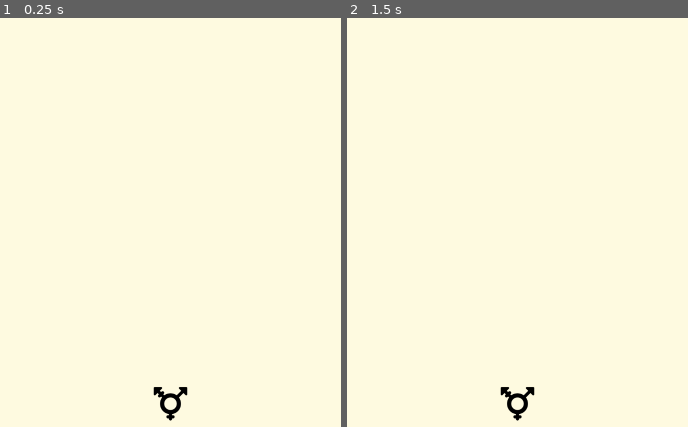
Above: before the commit, frames 1-2 (left to right).
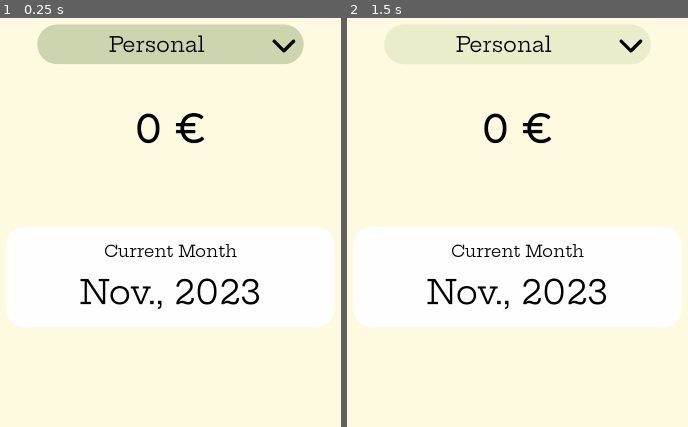
Above: after the commit, the same moments.

Repository: passiflora-brumaria/minotaur-money
Game: Godot game, scene res://ui/base_ui/base_ui.tscn
The game is run twice, just before and just after one commit, with the same random seed, the same clock (stepped at 60 frames per second) and the same inputs. Before the commit the project has no main scene; this scene is started directly in both runs.
Inputs (mouse positions are in pixels of both pictures, inside the frame that each line leads up to):
- Up to frame 1 (0.25 s): no input
- Up to frame 2 (1.5 s): click (517, 42) at 0.5 s, where only the run after the commit has a clickable "Personal"; click (517, 42) at 1.25 s, where only the run after the commit has a clickable "Personal"

The runs differ from the first frame. In frame 1, 31% of the frame differs, in the area x 2-98%, y 1-99%; in frame 2, 24%.

Commit message:
Latest Changes.

Diff:
--- a/autoload/app_data.gd
+++ b/autoload/app_data.gd
@@ -1,4 +1,7 @@
 extends Node
+
+## Signal emitted when changes are made to the app's data. It fires a reference to the data.
+signal data_changed (data_ref: UserData)
 
 ## User data.
 var data: UserData
@@ -6,7 +9,7 @@
 func _load_defaults () -> void:
 	var groceries := TransactionCategory.new()
 	groceries.name = tr("DATADEFAULTS_CATEGORY_GROCERIES")
-	groceries.set_icon("bag-shopping")
+	groceries.set_icon("apple-whole")
 	var transportation := TransactionCategory.new()
 	transportation.name = tr("DATADEFAULTS_CATEGORY_TRANSPORTATION")
 	transportation.set_icon("train-subway")
@@ -37,3 +40,9 @@
 	else:
 		data = UserData.new()
 		_load_defaults()
+		ResourceSaver.save(data,"user://data.tres")
+
+## Notify all subscriptors that changes have been made to the data.
+func notify_changes () -> void:
+	data_changed.emit(data)
+	ResourceSaver.save(data,"user://data.tres")
--- a/i18n/i18n.csv
+++ b/i18n/i18n.csv
@@ -19,3 +19,4 @@
 MONTH_10,October,Octubre,Octubre
 MONTH_11,November,Noviembre,Novembre
 MONTH_12,December,Diciembre,Desembre
+CURRENT_MONTH_TITLE,Current Month,Mes Actual,Mes Actual
--- /dev/null
+++ b/icons/chevron-down-solid.svg
@@ -0,0 +1 @@
+<svg xmlns="http://www.w3.org/2000/svg" viewBox="0 0 512 512"><!--!Font Awesome Free 6.7.2 by @fontawesome - https://fontawesome.com License - https://fontawesome.com/license/free Copyright 2026 Fonticons, Inc.--><path d="M233.4 406.6c12.5 12.5 32.8 12.5 45.3 0l192-192c12.5-12.5 12.5-32.8 0-45.3s-32.8-12.5-45.3 0L256 338.7 86.6 169.4c-12.5-12.5-32.8-12.5-45.3 0s-12.5 32.8 0 45.3l192 192z"/></svg>
--- a/project.godot
+++ b/project.godot
@@ -11,8 +11,9 @@
 [application]
 
 config/name="Minotaur Money"
+run/main_scene="uid://blvi2pwe0a4i7"
 config/features=PackedStringArray("4.5", "GL Compatibility")
-config/icon="res://icon.svg"
+config/icon="uid://jh27yx00dykr"
 
 [autoload]
 
--- a/system/account.gd
+++ b/system/account.gd
@@ -4,8 +4,27 @@
 ## Name of the account.
 @export var name: String
 
+## Starting balance of the account at time of creation in the app.
+@export var starting_balance: Decimal = Decimal.construct(0,[],false)
+
 ## Transcaction categories which represent positive increments in money.
 @export var income_categories: Array[TransactionCategory] = []
 
 ## Transaction categories which represent negative increments in money.
 @export var expense_categories: Array[TransactionCategory] = []
+
+## Returns the balance of this account.
+func get_balance (as_of: Date) -> Decimal:
+	var query = as_of.duplicate_deep(DEEP_DUPLICATE_ALL)
+	if query == null:
+		query = Date.now()
+	var sum: Decimal = starting_balance.copy()
+	for ic in income_categories:
+		for t in ic.transactions:
+			if t.date.is_prior_to(query,true):
+				sum = Decimal.add([sum,t.value.get_absolute_value()])
+	for ec in expense_categories:
+		for t in ec.transactions:
+			if t.date.is_prior_to(query,true):
+				sum = Decimal.add([sum,t.value.get_absolute_value().opposite()])
+	return sum
--- a/system/date.gd
+++ b/system/date.gd
@@ -51,3 +51,20 @@
 ## Reads from this date onto an ISO 8601 date string.
 func to_iso_string () -> String:
 	return str(year).pad_zeros(4) + "-" + str(month).pad_zeros(2) + "-" + str(day).pad_zeros(2)
+
+## Gets whether this date is prior to another.
+func is_prior_to (other: Date, or_equal: bool = false) -> bool:
+	if year == other.year:
+		if month == other.year:
+			if day == other.day:
+				return or_equal
+			else:
+				return day < other.day
+		else:
+			return month < other.month
+	else:
+		return year < other.year
+
+## Gets whether this is the same date as another.
+func equals (other: Date) -> bool:
+	return (year == other.year) && (month == other.month) && (day == other.day)
--- a/system/decimal.gd
+++ b/system/decimal.gd
@@ -11,9 +11,10 @@
 @export var _is_negative: bool
 
 ## Parse a decimal number from a string.
-static func parse (string: String, decimal_delimiter: String = ".") -> Decimal:
+static func parse (string: String, decimal_delimiter: String = ",") -> Decimal:
 	var read_decimal := Decimal.new()
 	var terms: PackedStringArray = string.split(decimal_delimiter)
+	terms[0] = terms[0].replace(" ","")
 	if len(terms) == 1:
 		read_decimal._integer_part = int(terms[0])
 		read_decimal._decimal_part = [0,0]
@@ -100,11 +101,21 @@
 	result._get_decimal_part_string()
 	return result
 
+## Returns a copy of this number.
+func copy () -> Decimal:
+	return duplicate_deep(DEEP_DUPLICATE_ALL)
+
 ## Returns the absolute value of this number.
 func get_absolute_value () -> Decimal:
-	var copy: Decimal = duplicate_deep(Resource.DEEP_DUPLICATE_ALL)
-	copy._is_negative = false
-	return copy
+	var n: Decimal = copy()
+	n._is_negative = false
+	return n
+
+## Returns the opposite of this number (same absolute value, inverted sign).
+func opposite () -> Decimal:
+	var n: Decimal = copy()
+	n._is_negative = !n._is_negative
+	return n
 
 ## Returns whether this number is lesser than another.
 func is_lesser_than (other: Decimal) -> bool:
@@ -134,6 +145,16 @@
 	else:
 		return (_integer_part * (-1 if _is_negative else 1)) < (other._integer_part * (-1 if other._is_negative else 1))
 
+func _get_integer_part_string (separate_e3: bool = true) -> String:
+	var result = str(_integer_part)
+	if separate_e3:
+		var processed_characters: int = 0
+		while len(result) > (processed_characters + 3):
+			processed_characters += 3
+			result.insert(len(result) - processed_characters," ")
+			processed_characters += 1
+	return result
+
 func _get_decimal_part_string () -> String:
 	while (len(_decimal_part) > 0) && (_decimal_part[len(_decimal_part) - 1] == 0):
 		_decimal_part.remove_at(len(_decimal_part) - 1)
@@ -142,10 +163,10 @@
 		result += str(digit)
 	return result
 
-func _to_string (decimal_separator: String = ".") -> String:
+func _to_string (decimal_separator: String = ",", separate_thousands: bool = true) -> String:
 	var prefix: String = "-" if _is_negative else ""
 	var decimal_string: String = _get_decimal_part_string()
 	if len(decimal_string) == 0:
-		return prefix + str(_integer_part)
+		return prefix + _get_integer_part_string(separate_thousands)
 	else:
-		return prefix + str(_integer_part) + decimal_separator + decimal_string
+		return prefix + _get_integer_part_string(separate_thousands) + decimal_separator + decimal_string
--- a/themes/default.tres
+++ b/themes/default.tres
@@ -1,13 +1,46 @@
-[gd_resource type="Theme" load_steps=3 format=3 uid="uid://cmmyw1une82dn"]
+[gd_resource type="Theme" load_steps=5 format=3 uid="uid://cmmyw1une82dn"]
 
-[ext_resource type="FontFile" uid="uid://8rgmq4vo673f" path="res://themes/normal_thin.ttf" id="1_2g1ym"]
+[ext_resource type="FontFile" uid="uid://ikpk0y12oeif" path="res://themes/normal_regular.ttf" id="1_2g1ym"]
+
+[sub_resource type="StyleBoxFlat" id="StyleBoxFlat_2g1ym"]
+content_margin_left = 20.0
+content_margin_top = 20.0
+content_margin_right = 20.0
+content_margin_bottom = 20.0
+bg_color = Color(0.9137255, 0.92941177, 0.7882353, 1)
+corner_radius_top_left = 200
+corner_radius_top_right = 200
+corner_radius_bottom_right = 200
+corner_radius_bottom_left = 200
+
+[sub_resource type="StyleBoxFlat" id="StyleBoxFlat_gnsgt"]
+content_margin_left = 20.0
+content_margin_top = 20.0
+content_margin_right = 20.0
+content_margin_bottom = 20.0
+bg_color = Color(0.8, 0.8352941, 0.68235296, 1)
+corner_radius_top_left = 200
+corner_radius_top_right = 200
+corner_radius_bottom_right = 200
+corner_radius_bottom_left = 200
 
 [sub_resource type="StyleBoxFlat" id="StyleBoxFlat_nkonk"]
 bg_color = Color(0.99607843, 0.98039216, 0.8784314, 1)
 
 [resource]
 default_font = ExtResource("1_2g1ym")
-default_font_size = 98
+default_font_size = 60
+Button/colors/font_color = Color(0, 0, 0, 1)
+Button/colors/font_disabled_color = Color(0, 0, 0, 0.5019608)
+Button/colors/font_focus_color = Color(0, 0, 0, 1)
+Button/colors/font_hover_color = Color(0, 0, 0, 1)
+Button/colors/font_outline_color = Color(1, 1, 1, 1)
+Button/colors/font_pressed_color = Color(0, 0, 0, 1)
+Button/styles/disabled = SubResource("StyleBoxFlat_2g1ym")
+Button/styles/focus = SubResource("StyleBoxFlat_2g1ym")
+Button/styles/hover = SubResource("StyleBoxFlat_2g1ym")
+Button/styles/normal = SubResource("StyleBoxFlat_gnsgt")
+Button/styles/pressed = SubResource("StyleBoxFlat_2g1ym")
 Label/colors/font_color = Color(0, 0, 0, 1)
 Label/colors/font_outline_color = Color(1, 1, 1, 1)
 Label/font_sizes/font_size = 98
--- a/ui/base_ui/base_ui.gd
+++ b/ui/base_ui/base_ui.gd
@@ -20,10 +20,10 @@
 func _ready () -> void:
 	Navigation.page_requested.connect(_on_page_changed)
 	#TEST ONLY
-	print(Decimal.parse("0.001").is_lesser_than(Decimal.parse("0.1")))
-	print(Decimal.add([Decimal.parse("0.0001"),Decimal.parse("-0.2")]))
-	print(Decimal.add([Decimal.parse("3.01"),Decimal.parse("-1.01"),Decimal.parse("1.108"),Decimal.parse("7.003"),Decimal.parse("-5.0001"),Decimal.parse("-6")]).to_string())
-	print(Decimal.add([Decimal.parse("0"),Decimal.parse("-0.1")]))
+	print(Decimal.parse("0.001",".").is_lesser_than(Decimal.parse("0.1",".")))
+	print(Decimal.add([Decimal.parse("0.0001","."),Decimal.parse("-0.2",".")]))
+	print(Decimal.add([Decimal.parse("3.01","."),Decimal.parse("-1.01","."),Decimal.parse("1.108","."),Decimal.parse("7.003","."),Decimal.parse("-5.0001","."),Decimal.parse("-6",".")]).to_string())
+	print(Decimal.add([Decimal.parse("0","."),Decimal.parse("-0.1",".")]))
 
 func _exit_tree () -> void:
 	Navigation.page_requested.disconnect(_on_page_changed)
--- a/ui/base_ui/base_ui.tscn
+++ b/ui/base_ui/base_ui.tscn
@@ -1,8 +1,7 @@
-[gd_scene load_steps=4 format=3 uid="uid://blvi2pwe0a4i7"]
+[gd_scene load_steps=3 format=3 uid="uid://blvi2pwe0a4i7"]
 
 [ext_resource type="Script" uid="uid://cww676xfuuatn" path="res://ui/base_ui/base_ui.gd" id="1_j6jlw"]
-[ext_resource type="FontFile" uid="uid://fupb1gof1t0f" path="res://addons/fontawesome/fonts/fa-solid-900.woff2" id="2_ymnqm"]
-[ext_resource type="Script" uid="uid://mpnoxbxbwvk4" path="res://addons/fontawesome/FontAwesome.gd" id="3_c4sxj"]
+[ext_resource type="PackedScene" uid="uid://cgkrpm68b2ule" path="res://ui/pages/home_page/home_page.tscn" id="2_1kf3w"]
 
 [node name="BaseUi" type="Node"]
 script = ExtResource("1_j6jlw")
@@ -16,19 +15,8 @@
 grow_horizontal = 2
 grow_vertical = 2
 
-[node name="FontAwesome" type="Label" parent="MainUiLayer/Background"]
-auto_translate_mode = 2
+[node name="HomePage" parent="MainUiLayer/Background" instance=ExtResource("2_1kf3w")]
 layout_mode = 2
-localize_numeral_system = false
-theme_override_fonts/font = ExtResource("2_ymnqm")
-theme_override_font_sizes/font_size = 98
-text = ""
-horizontal_alignment = 1
-vertical_alignment = 1
-script = ExtResource("3_c4sxj")
-icon_size = 98
-icon_name = "transgender"
-metadata/_custom_type_script = "uid://mpnoxbxbwvk4"
 
 [node name="FloatingActionButtonLayer" type="CanvasLayer" parent="."]
 layer = 2
--- /dev/null
+++ b/ui/components/solid_button/solid_button.tscn
@@ -0,0 +1,6 @@
+[gd_scene format=3 uid="uid://gmbik3cjmntn"]
+
+[node name="SolidButton" type="Button"]
+offset_right = 8.0
+offset_bottom = 8.0
+text = "aaa"
--- /dev/null
+++ b/ui/pages/home_page/home_page.gd
@@ -0,0 +1,39 @@
+extends ScrollContainer
+
+## Account to summarise on this page.
+@export var _account: Account
+
+## Date of visit.
+@export var _date_of_viewing: Date
+
+@onready var _account_select: Button = $"./Stack/AccountSelectPadding/AccountSelection"
+@onready var _balance: Label = $"./Stack/CurrentBalancePadding/CurrentBalance"
+@onready var _month: Label = $"./Stack/MonthSummaryMargin/MonthSummary/MonthSummaryPadding/MonthSummaryStack/CurrentMonth"
+
+func _on_account_select () -> void:
+	pass # TODO. Implement.
+
+func _ready () -> void:
+	if _account != null:
+		AppData.data.accounts.push_front(_account)
+		var idx: int = 1
+		while idx < len(AppData.data.accounts):
+			if AppData.data.accounts.get(idx) == _account:
+				AppData.data.accounts.remove_at(idx)
+			else:
+				idx += 1
+		AppData.notify_changes()
+	else:
+		_account = AppData.data.accounts.get(0)
+	if _date_of_viewing == null:
+		_date_of_viewing = Date.now()
+	_account_select.pressed.connect(_on_account_select)
+	_account_select.text = _account.name
+	_balance.text = _account.get_balance(Date.now()).to_string() + " €"
+	_month.text = tr("MONTH_" + str(_date_of_viewing.month).pad_zeros(2))
+	if len(_month.text) > 5:
+		_month.text = _month.text.substr(0,3) + "."
+	_month.text += ", " + str(_date_of_viewing.year)
+
+func _exit_tree () -> void:
+	_account_select.pressed.disconnect(_on_account_select)
--- /dev/null
+++ b/ui/pages/home_page/home_page.tscn
@@ -0,0 +1,91 @@
+[gd_scene load_steps=6 format=3 uid="uid://cgkrpm68b2ule"]
+
+[ext_resource type="Script" uid="uid://dn11tc8bj44gr" path="res://ui/pages/home_page/home_page.gd" id="1_hsy1c"]
+[ext_resource type="PackedScene" uid="uid://gmbik3cjmntn" path="res://ui/components/solid_button/solid_button.tscn" id="2_6js20"]
+[ext_resource type="Texture2D" uid="uid://2iwcqsdgjv83" path="res://icons/chevron-down-solid.svg" id="3_0jqb6"]
+[ext_resource type="FontFile" uid="uid://cq8smpmg7jsjj" path="res://themes/heading.ttf" id="4_2d0r1"]
+
+[sub_resource type="StyleBoxFlat" id="StyleBoxFlat_2d0r1"]
+bg_color = Color(0.99607843, 0.99607843, 0.99607843, 1)
+corner_radius_top_left = 50
+corner_radius_top_right = 50
+corner_radius_bottom_right = 50
+corner_radius_bottom_left = 50
+
+[node name="HomePage" type="ScrollContainer"]
+anchors_preset = 15
+anchor_right = 1.0
+anchor_bottom = 1.0
+grow_horizontal = 2
+grow_vertical = 2
+script = ExtResource("1_hsy1c")
+
+[node name="Stack" type="VBoxContainer" parent="."]
+custom_minimum_size = Vector2(1080, 0)
+layout_mode = 2
+
+[node name="AccountSelectPadding" type="MarginContainer" parent="Stack"]
+layout_mode = 2
+theme_override_constants/margin_left = 150
+theme_override_constants/margin_top = 60
+theme_override_constants/margin_right = 150
+theme_override_constants/margin_bottom = 60
+
+[node name="AccountSelection" parent="Stack/AccountSelectPadding" instance=ExtResource("2_6js20")]
+layout_mode = 2
+icon = ExtResource("3_0jqb6")
+icon_alignment = 2
+expand_icon = true
+
+[node name="CurrentBalancePadding" type="MarginContainer" parent="Stack"]
+layout_mode = 2
+theme_override_constants/margin_left = 0
+theme_override_constants/margin_top = 50
+theme_override_constants/margin_right = 0
+theme_override_constants/margin_bottom = 50
+
+[node name="CurrentBalance" type="Label" parent="Stack/CurrentBalancePadding"]
+layout_mode = 2
+theme_override_fonts/font = ExtResource("4_2d0r1")
+theme_override_font_sizes/font_size = 116
+text = "8.00 €"
+horizontal_alignment = 1
+clip_text = true
+
+[node name="MonthSummaryMargin" type="MarginContainer" parent="Stack"]
+layout_mode = 2
+theme_override_constants/margin_left = 60
+theme_override_constants/margin_top = 75
+theme_override_constants/margin_right = 60
+theme_override_constants/margin_bottom = 75
+
+[node name="MonthSummary" type="PanelContainer" parent="Stack/MonthSummaryMargin"]
+layout_mode = 2
+theme_override_styles/panel = SubResource("StyleBoxFlat_2d0r1")
+
+[node name="MonthSummaryPadding" type="MarginContainer" parent="Stack/MonthSummaryMargin/MonthSummary"]
+layout_mode = 2
+theme_override_constants/margin_left = 40
+theme_override_constants/margin_top = 40
+theme_override_constants/margin_right = 40
+theme_override_constants/margin_bottom = 40
+
+[node name="MonthSummaryStack" type="VBoxContainer" parent="Stack/MonthSummaryMargin/MonthSummary/MonthSummaryPadding"]
+layout_mode = 2
+
+[node name="MonthSummaryTitle" type="Label" parent="Stack/MonthSummaryMargin/MonthSummary/MonthSummaryPadding/MonthSummaryStack"]
+layout_mode = 2
+theme_override_font_sizes/font_size = 48
+text = "CURRENT_MONTH_TITLE"
+horizontal_alignment = 1
+clip_text = true
+
+[node name="TitleSeparator" type="MarginContainer" parent="Stack/MonthSummaryMargin/MonthSummary/MonthSummaryPadding/MonthSummaryStack"]
+layout_mode = 2
+theme_override_constants/margin_top = 20
+
+[node name="CurrentMonth" type="Label" parent="Stack/MonthSummaryMargin/MonthSummary/MonthSummaryPadding/MonthSummaryStack"]
+layout_mode = 2
+text = "February, 2027"
+horizontal_alignment = 1
+clip_text = true
Not shown, changed: export_presets.cfg
Binary file changed: i18n/i18n.ca.translation
Binary file changed: i18n/i18n.en.translation
Binary file changed: i18n/i18n.es.translation
Not shown, added: icons/chevron-down-solid.svg.import
Not shown, added: ui/pages/home_page/home_page.gd.uid
Not shown, changed: i18n/.~lock.i18n.csv#
